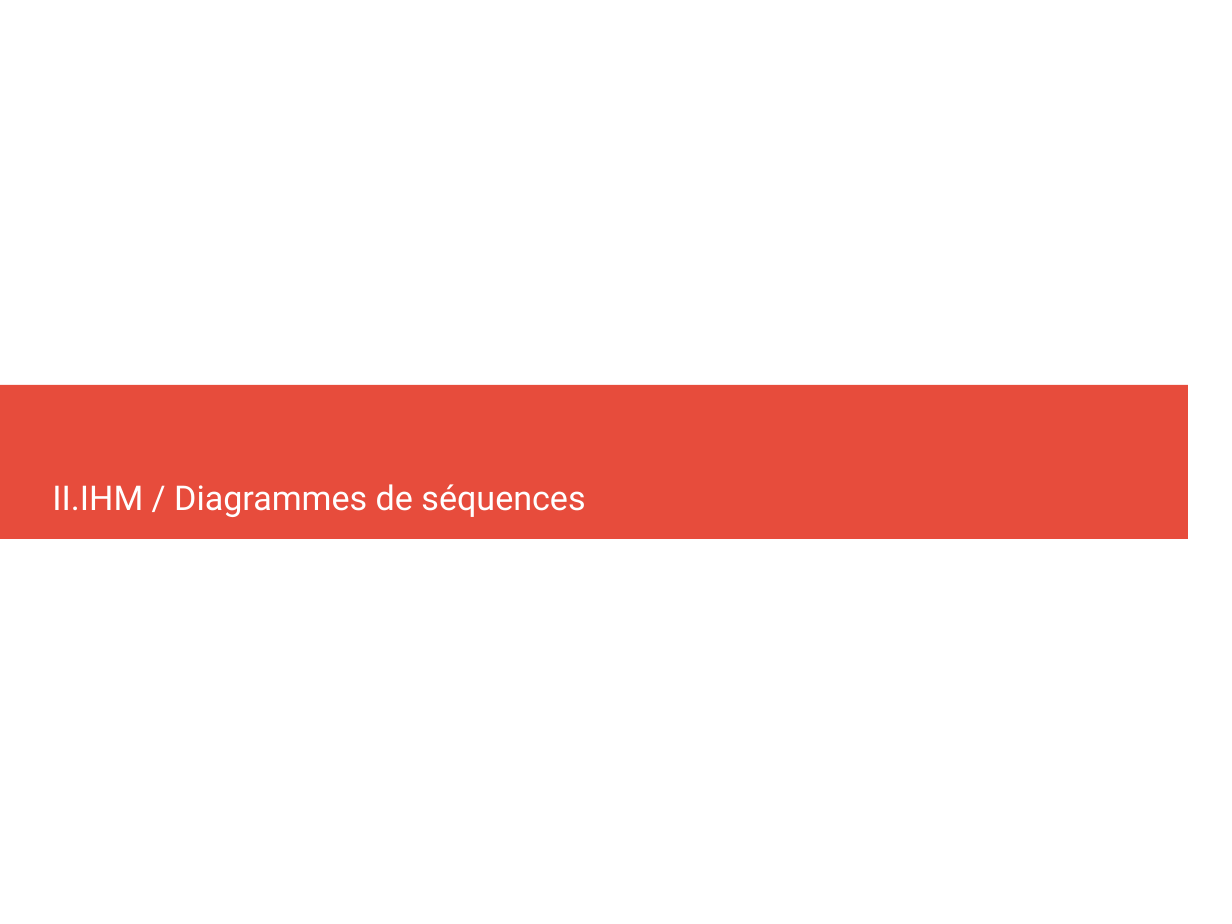
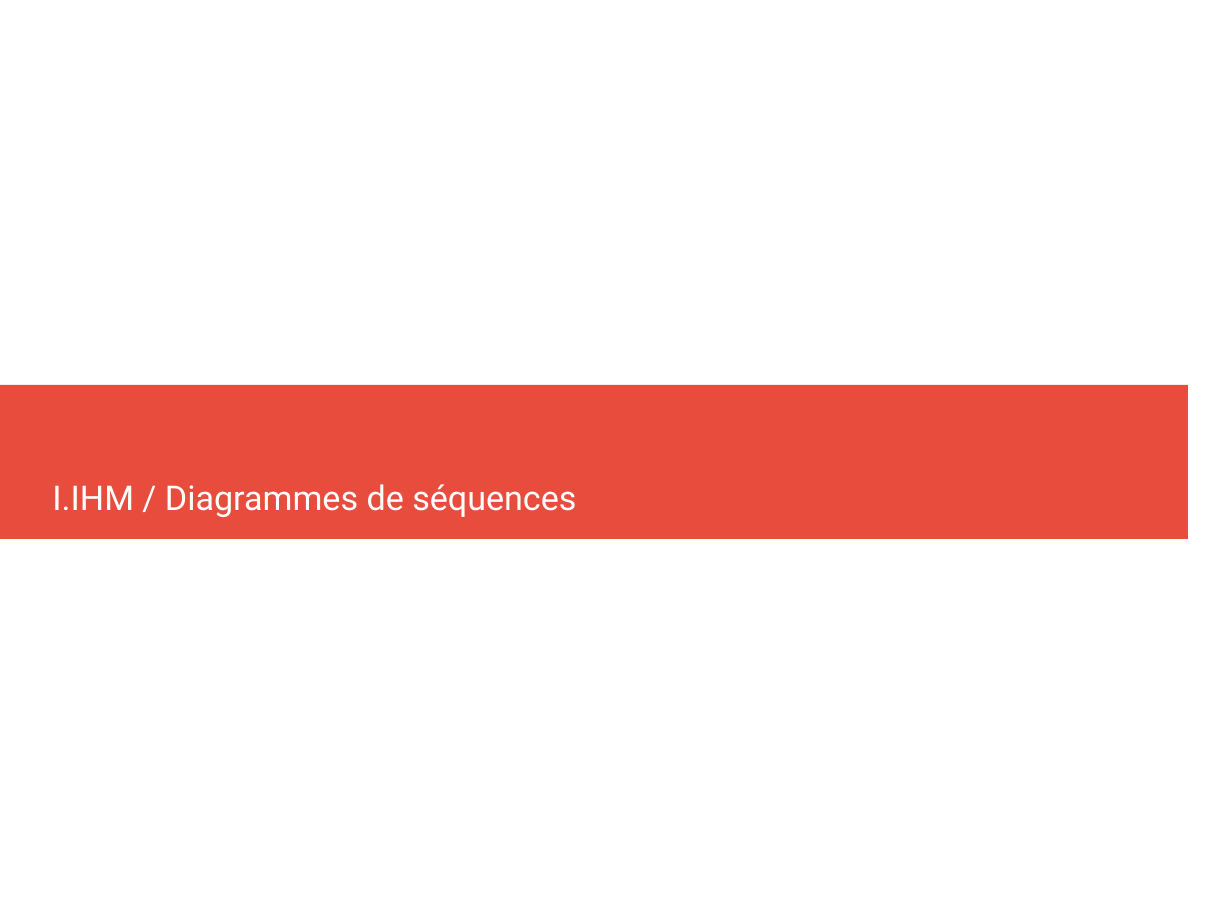
Before and after one commit to MezeretteBrice/Projet_Ronde, a slide deck: slide 7 of SOUTENANCE/Revue2/MezeretteBrice.odp (slide 6 before the commit). Drawn at 1232x924 pixels with LibreOffice and Linux fonts; fonts in the diff are those of the drawing. Boxes give left, top, right and bottom in pixels: in the first picture for what was removed or moved away, otherwise in the second. Text is boxed around its words. In the diff, an @@ line names an element or a change of style, - is before the commit and + after.

```diff
--- a/SOUTENANCE/Revue2/MezeretteBrice.odp
+++ b/SOUTENANCE/Revue2/MezeretteBrice.odp
@@ title at (52,484,576,517): text changed @@
-II.IHM / Diagrammes de séquences
+I.IHM / Diagrammes de séquences
```
Also in this commit, not shown: 7 other slides changed, 2 slides added, 3 other files.
